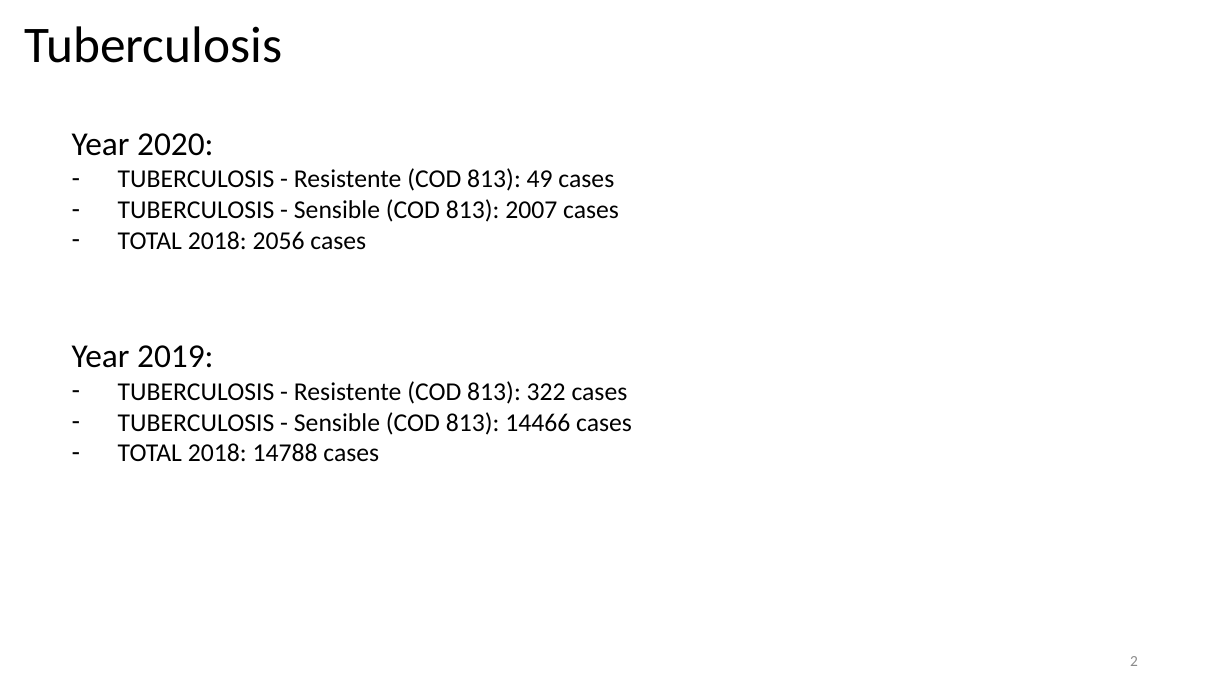
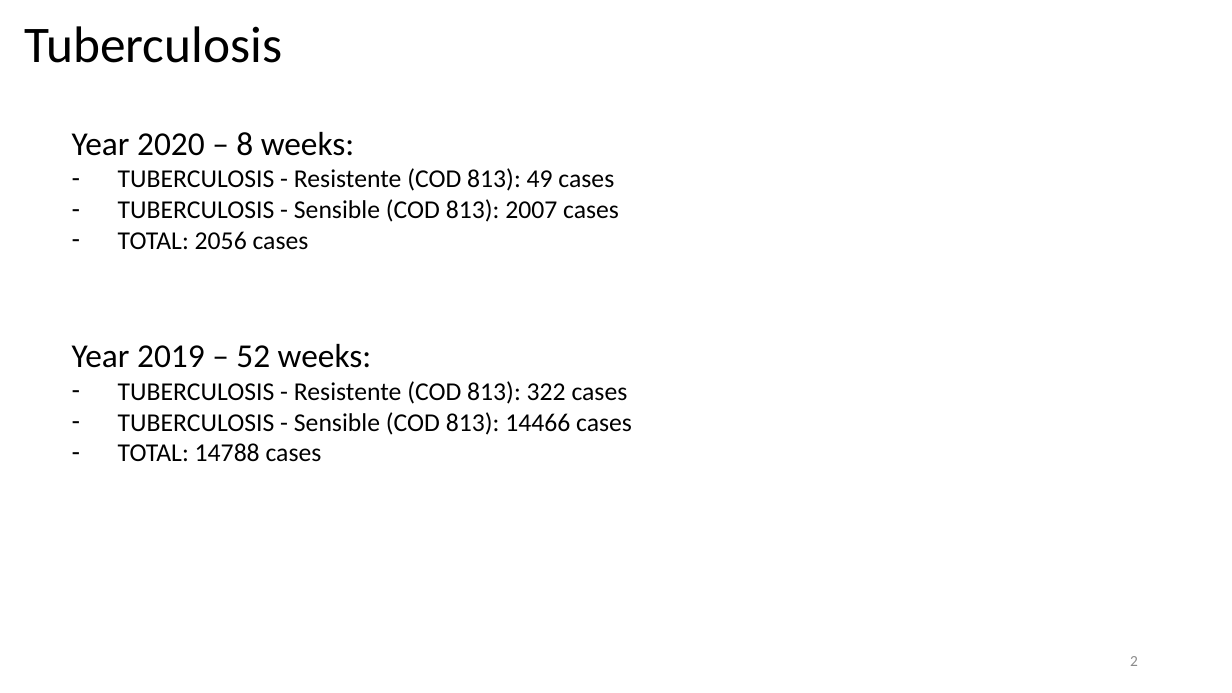
Before and after one commit to ansegura7/covid19-col-disease-impact, a slide deck: slide 2 of presentations/Presentation 6 - Tuberculosis Descriptive Analysis.pptx. Drawn at 1232x693 pixels with LibreOffice and Linux fonts; fonts in the diff are those of the drawing. Boxes give left, top, right and bottom in pixels: in the first picture for what was removed or moved away, otherwise in the second. Text is boxed around its words. In the diff, an @@ line names an element or a change of style, - is before the commit and + after.

Commit message:
Update Presentation
- Added presentation 6 and 7

```diff
--- a/presentations/Presentation 6 - Tuberculosis Descriptive Analysis.pptx
+++ b/presentations/Presentation 6 - Tuberculosis Descriptive Analysis.pptx
@@ text at (x1=72, y1=132, x2=355, y2=156): text changed @@
-Year 2020:
+Year 2020 – 8 weeks:
@@ text at (x1=72, y1=231, x2=372, y2=368): text changed; size 20 to 26 pt @@
-– TOTAL 2018: 2056 cases
-Year 2019:
+– TOTAL: 2056 cases
+Year 2019 – 52 weeks:
@@ text at (x1=118, y1=443, x2=322, y2=462): text changed @@
-– TOTAL 2018: 14788 cases
+– TOTAL: 14788 cases
```
Also in this commit, not shown: 1 other slide changed, 1 other file.
